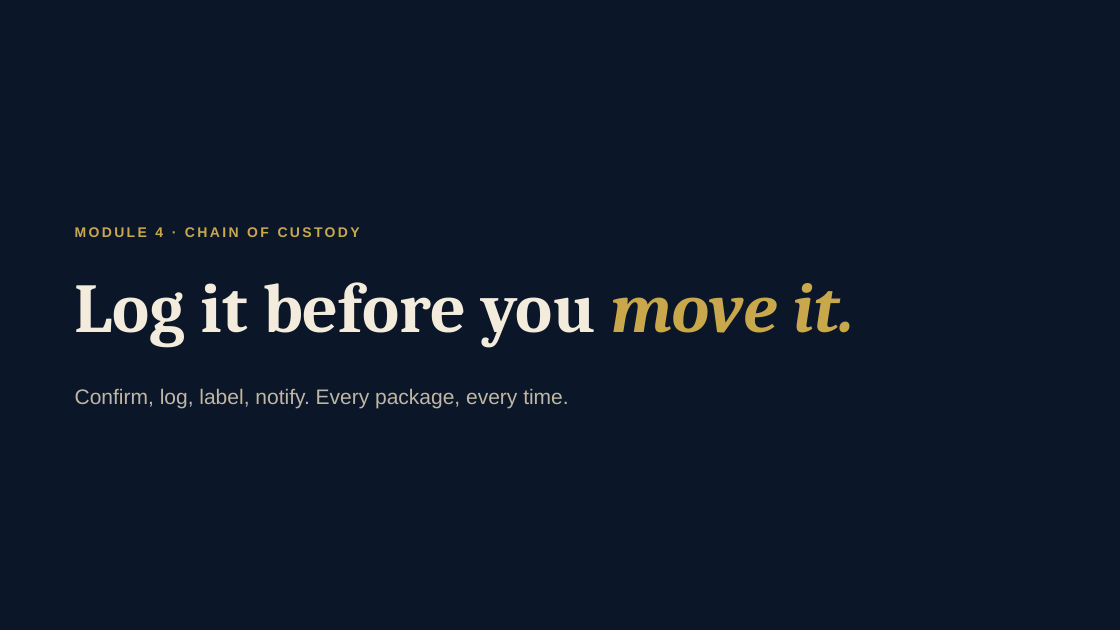
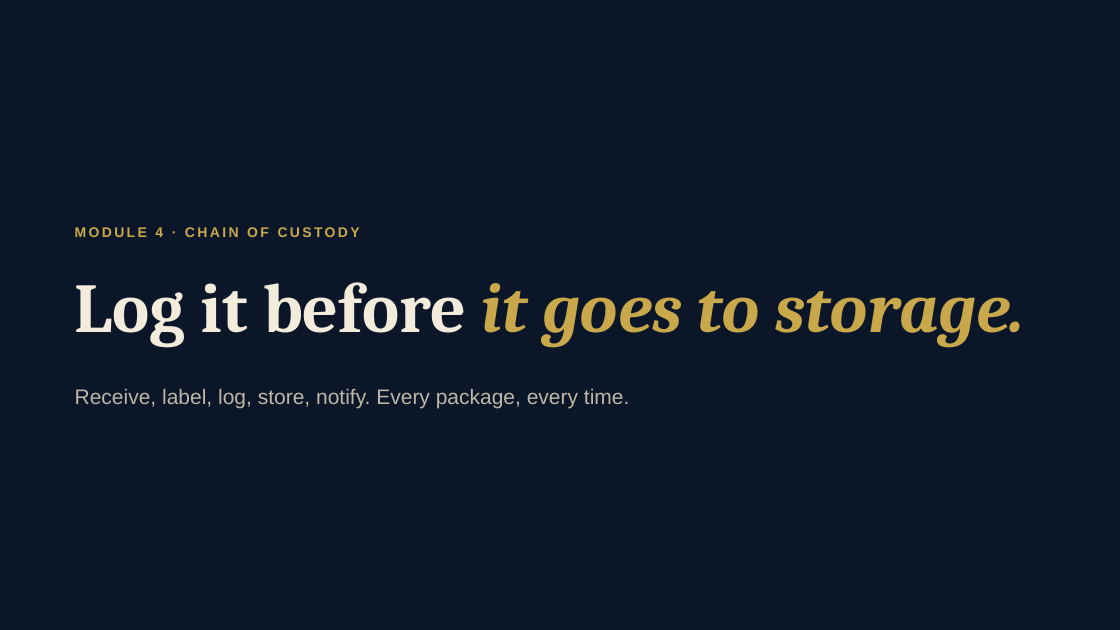
Before and after one commit to ACSStandardHub/ApexTrainingHub, a slide deck: slide 14 of nhe-trainer-deck.pptx. Drawn at 1120x630 pixels with LibreOffice and Linux fonts; fonts in the diff are those of the drawing. Boxes give left, top, right and bottom in pixels: in the first picture for what was removed or moved away, otherwise in the second. Text is boxed around its words. In the diff, an @@ line names an element or a change of style, - is before the commit and + after.

```diff
--- a/nhe-trainer-deck.pptx
+++ b/nhe-trainer-deck.pptx
@@ title at (75, 282, 1025, 347): text changed; text colour #F3ECDD to #C9A84C; italic on @@
-Log it before you move it.
+Log it before it goes to storage.
@@ text at (75, 389, 629, 409): text changed @@
-Confirm, log, label, notify. Every package, every time.
+Receive, label, log, store, notify. Every package, every time.
```
Also in this commit, not shown: 1 other slide changed, 12 other files.
